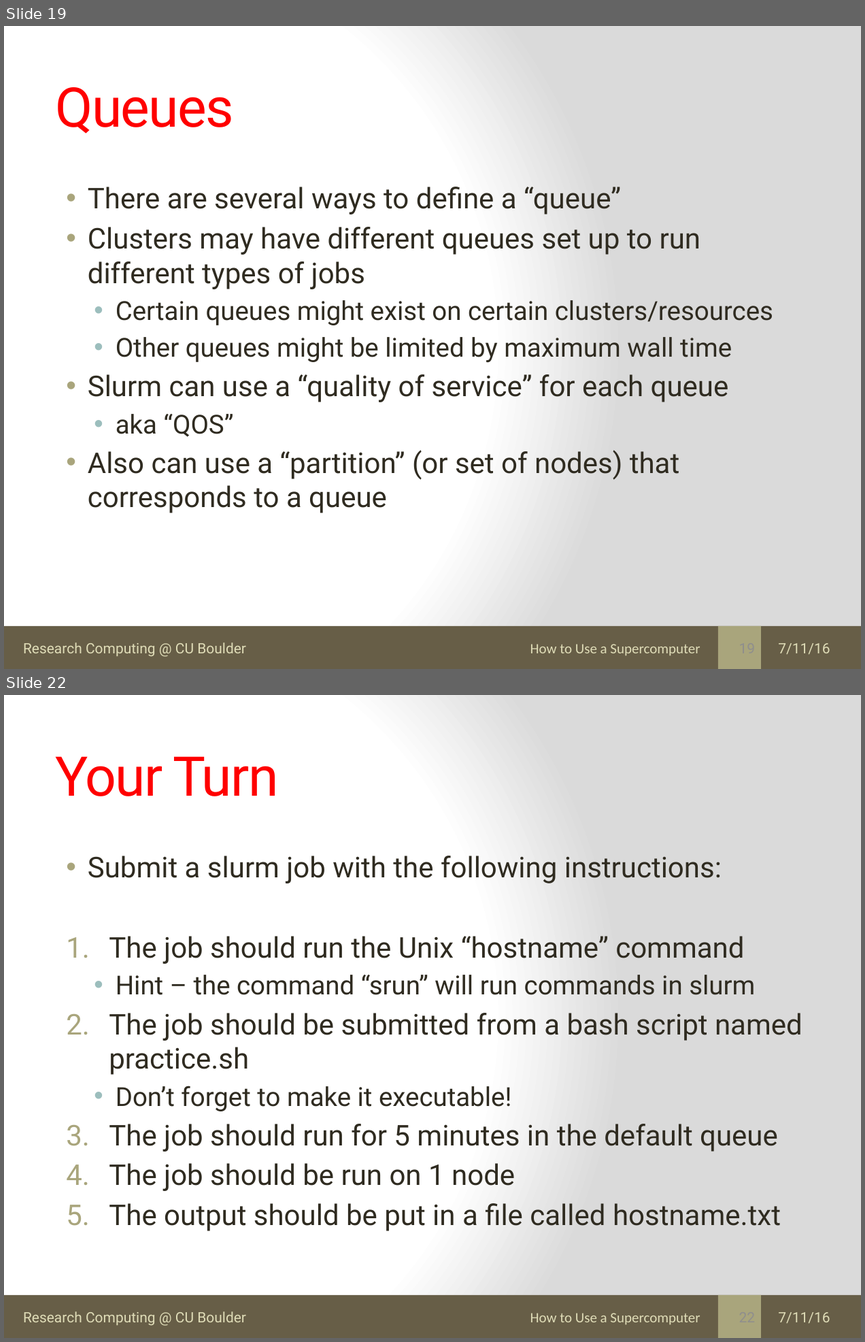
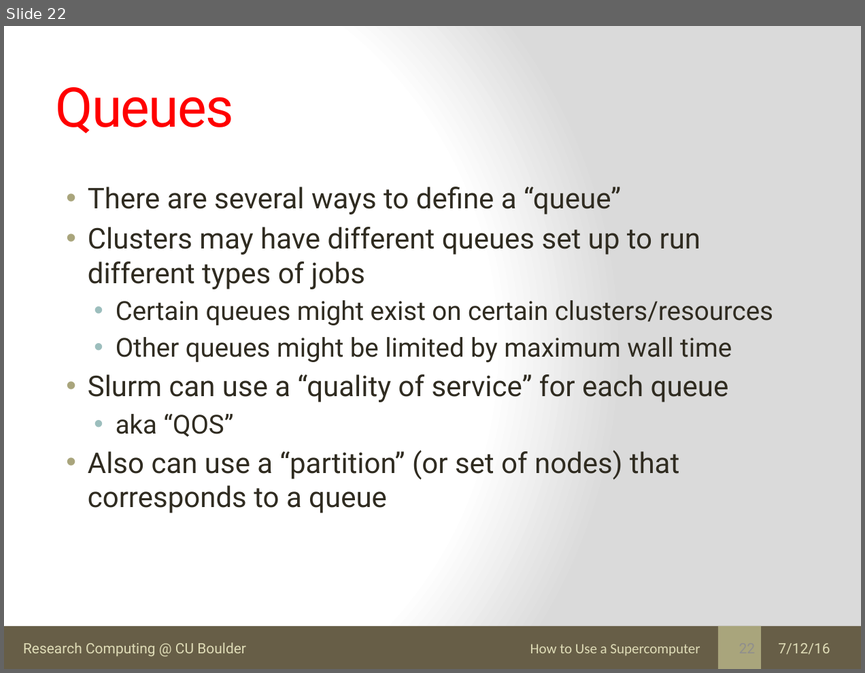
Before and after one commit to kkwinner/Final_Tutorials, a slide deck: Basics_Supercomputing/what_is_supercomputer.pptx. Shown one above the other, each under a label of ours: slides 19 and 22 before the commit, slide 22 after it; the slides between them are not shown. The pictures are 865x1342 and 865x673 pixels, drawn with LibreOffice and Linux fonts; fonts in the diff are those of the drawing. Boxes give left, top, right and bottom in pixels: in the first picture for what was removed or moved away, otherwise in the second. Text is boxed around its words. In the diff, an @@ line names an element or a change of style, - is before the commit and + after.

```diff
--- a/Basics_Supercomputing/what_is_supercomputer.pptx
+++ b/Basics_Supercomputing/what_is_supercomputer.pptx
@@ slide 22 removed at (x1=4, y1=695, x2=861, y2=1338), background gradient #FFFFFF to #DADADA; not listed: 3 template elements that a slide beside it also shows @@
@@ title removed at (x1=56, y1=756, x2=278, y2=796) @@
-Your Turn
@@ text removed at (x1=88, y1=855, x2=802, y2=1231) @@
-• Submit a slurm job with the following instructions:
-1. The job should run the Unix “hostname” command
-  • Hint – the command “srun” will run commands in slurm
-2. The job should be submitted from a bash script named practice.sh
-  • Don’t forget to make it executable!
-3. The job should run for 5 minutes in the default queue
-4. The job should be run on 1 node
-5. The output should be put in a file called hostname.txt
@@ text removed at (x1=530, y1=1312, x2=700, y2=1325) @@
-How to Use a Supercomputer
@@ text removed at (x1=778, y1=1312, x2=830, y2=1323) @@
-7/11/16
@@ what was slide 19 is now slide 22 @@
@@ slide 22 changed as well @@
@@ text at (x1=778, y1=643, x2=830, y2=654): text changed @@
-7/11/16
+7/12/16
```
Also in this commit, not shown: 15 other slides changed, 6 slides added, 3 other slides removed, 1 other file.
